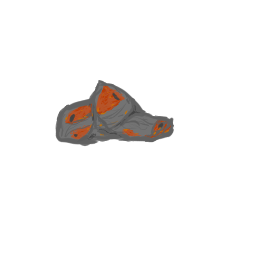
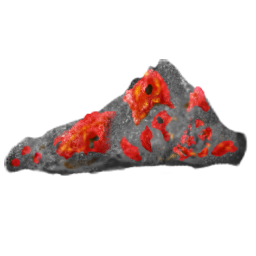
Revision of a layered 256px x 256px image; what changed, layer by layer:
added group "Mine" with 7 layers above "Group 5" over box(4, 59, 248, 176)
added layer "Big lightening" in group "Mine" over box(4, 59, 248, 176)
added layer "Gold" (lighten) in group "Mine" over box(4, 64, 248, 176)
added layer "Darkening orange" (multiply) in group "Mine" over box(4, 64, 248, 176)
added layer "Red" in group "Mine" over box(4, 59, 248, 176)
added layer "Small lightening" (lighten) in group "Mine" over box(4, 59, 248, 176)
added layer "Shadow" (multiply) in group "Mine" over box(4, 59, 248, 176)
added layer "Rock" in group "Mine" over box(4, 59, 248, 176)
renamed "Paint Layer 4" to "Orange speckles", moved it into group "Group 5", painted on it over box(64, 64, 248, 176)
moved "grey deets" into group "Group 5", painted on it over box(4, 64, 248, 176)
moved "outline" into group "Group 5", painted on it over box(4, 64, 248, 176)
moved "base reds" into group "Group 5", painted on it over box(64, 64, 248, 176)
moved "red redder" into group "Group 5", painted on it over box(64, 64, 248, 176)
moved "Paint Layer 3" into group "Group 5", painted on it over box(4, 64, 248, 176)
removed group "failure" (8 layers) over box(4, 64, 192, 176)
